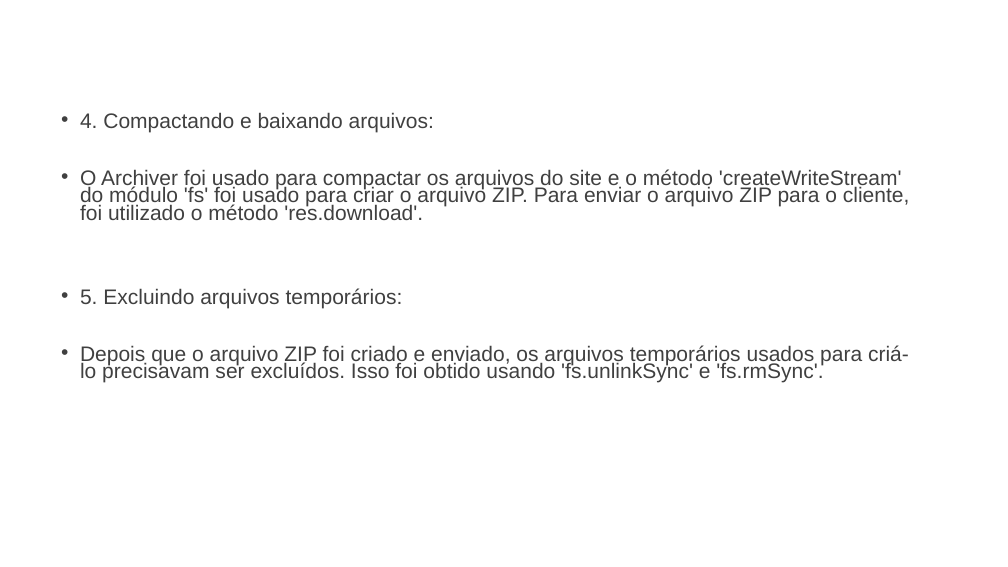
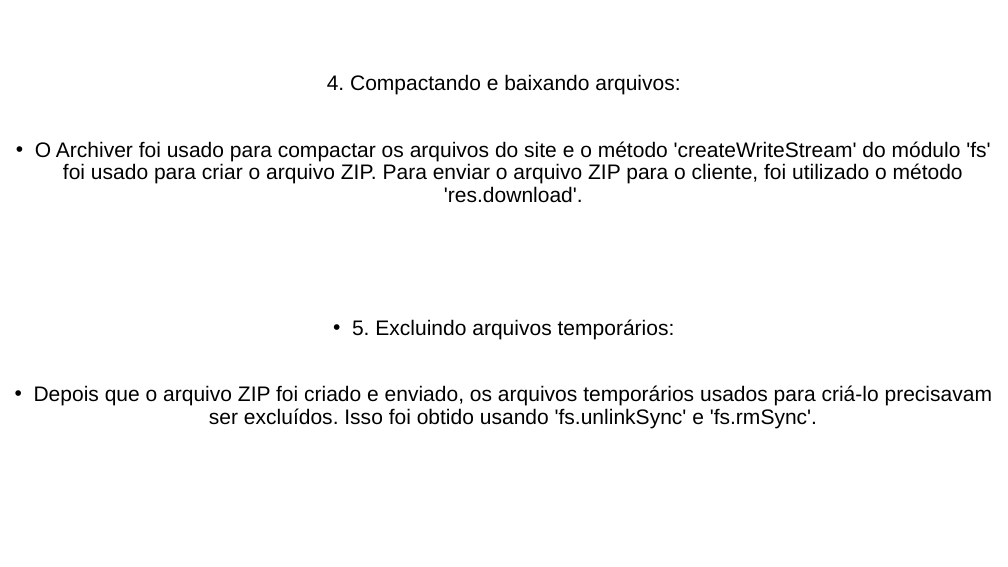
Before and after one commit to offmtm/low-code, a slide deck: slide 13 of Low Code Project.pptx (slide 6 before the commit). Drawn at 1008x567 pixels with LibreOffice and Linux fonts; fonts in the diff are those of the drawing. Boxes give left, top, right and bottom in pixels: in the first picture for what was removed or moved away, otherwise in the second. Text is boxed around its words. In the diff, an @@ line names an element or a change of style, - is before the commit and + after.

```diff
--- a/Low Code Project.pptx
+++ b/Low Code Project.pptx
@@ text "4. Compactando e baixando arquivos:": place and size @@
-text "4. Compactando e baixando arquivos:" at (80,112,910,383)
+text "4. Compactando e baixando arquivos:" at (34,74,992,428)
@@ text "4. Compactando e baixando arquivos:" at (34,74,992,428): text colour #404040 to #000000; alignment left to centre; bullet • to none; line spacing 0.7 to 0.9 @@
```
Also in this commit, not shown: 6 other slides changed, 9 slides added, 2 slides removed.
